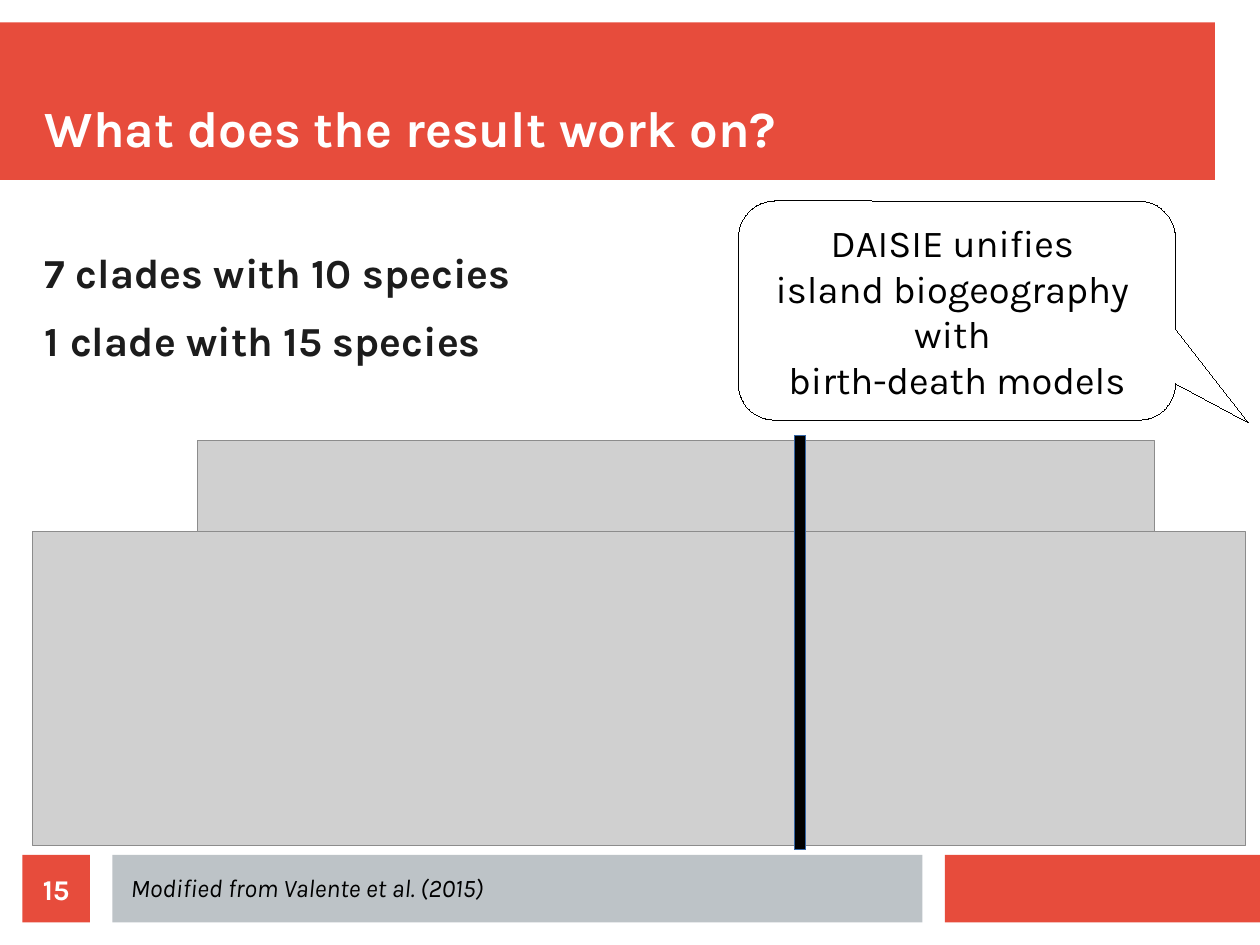
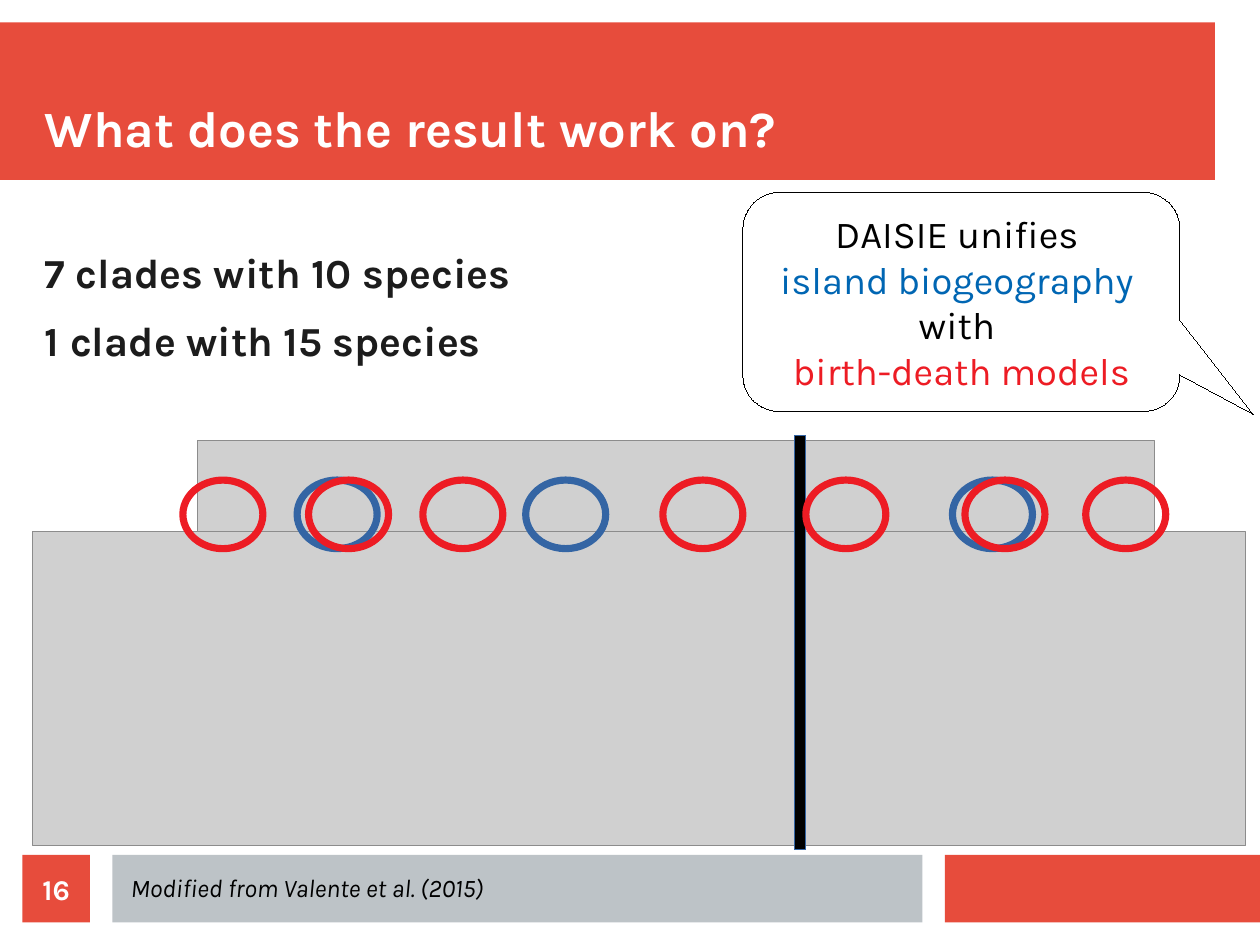
Before and after one commit to richelbilderbeek/Science, a slide deck: slide 16 of Bilderbeek20180622/Bilderbeek20180622.odp (slide 15 before the commit). Drawn at 1260x945 pixels with LibreOffice and Linux fonts; fonts in the diff are those of the drawing; grey boxes stand for pictures. Boxes give left, top, right and bottom in pixels: in the first picture for what was removed or moved away, otherwise in the second. Text is boxed around its words. In the diff, an @@ line names an element or a change of style, - is before the commit and + after.

```diff
--- a/Bilderbeek20180622/Bilderbeek20180622.odp
+++ b/Bilderbeek20180622/Bilderbeek20180622.odp
@@ rounded speech box "DAISIE unifies": place and size @@
-rounded speech box "DAISIE unifies" at (739, 201, 1175, 421)
+rounded speech box "DAISIE unifies" at (743, 192, 1180, 412)
@@ text in rounded speech box at (780, 267, 1134, 386): text colour #000000 to #0066B3 in "island biogeography"; text colour #000000 to #ED1C24 in "birth-death models" @@
@@ ellipse added at (183, 480, 263, 549), outline #ED1C24 4.51 pt @@
@@ ellipse added at (297, 480, 377, 549), outline #3465A4 4.51 pt @@
@@ ellipse added at (309, 480, 389, 549), outline #ED1C24 4.51 pt @@
@@ ellipse added at (423, 480, 503, 549), outline #ED1C24 4.51 pt @@
@@ ellipse added at (526, 480, 606, 549), outline #3465A4 4.51 pt @@
@@ ellipse added at (663, 480, 743, 549), outline #ED1C24 4.51 pt @@
@@ ellipse added at (806, 480, 886, 549), outline #ED1C24 4.51 pt @@
@@ ellipse added at (952, 480, 1032, 549), outline #3465A4 4.51 pt @@
@@ ellipse added at (965, 480, 1045, 549), outline #ED1C24 4.51 pt @@
@@ ellipse added at (1086, 480, 1166, 549), outline #ED1C24 4.51 pt @@
@@ page number at (42, 881, 70, 901): text changed @@
-15
+16
```
Also in this commit, not shown: 1 other slide changed, 1 slide added, 3 other files.
